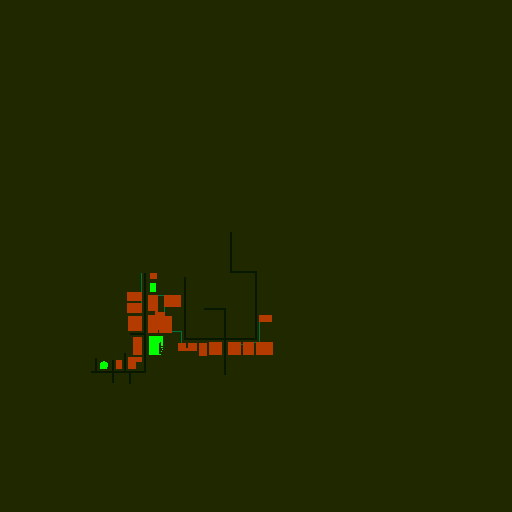
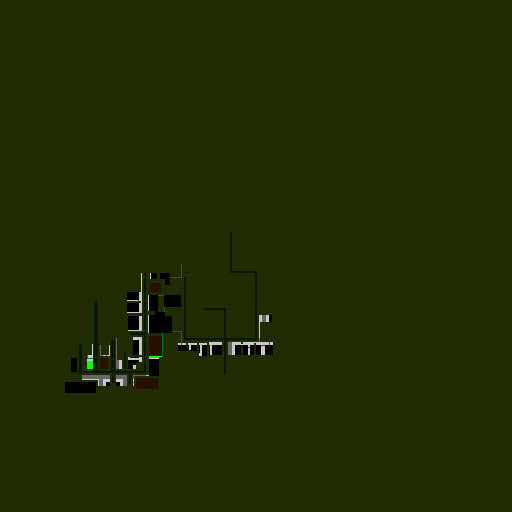
Layered file, before and after one edit (512px x 512px). Changes by layer:
painted on "Layer #1" over [0, 1, 512, 512]
painted on "Background" over [65, 233, 283, 396]
